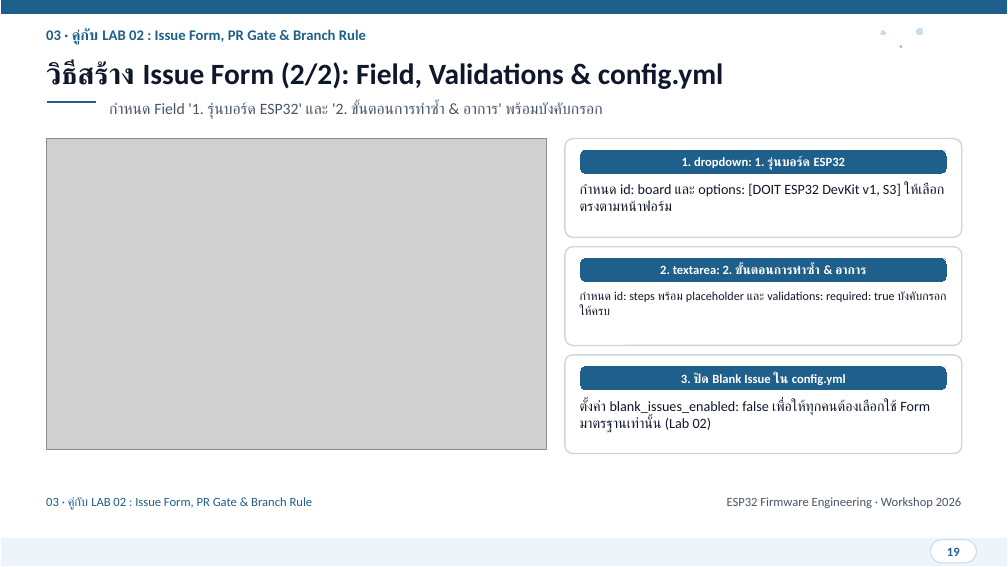
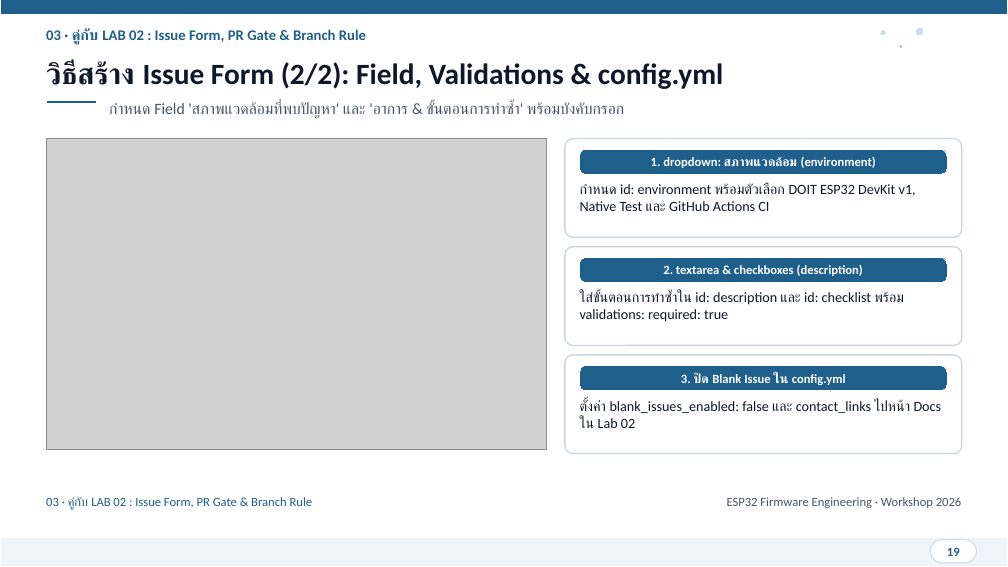
Before and after one commit to SavEe2429/git-practice, a slide deck: slide 19 of presentation/ESP32_Git_CICD_Workshop.pptx. Drawn at 1008x567 pixels with LibreOffice and Linux fonts; fonts in the diff are those of the drawing; grey boxes stand for pictures. Boxes give left, top, right and bottom in pixels: in the first picture for what was removed or moved away, otherwise in the second. Text is boxed around its words. In the diff, an @@ line names an element or a change of style, - is before the commit and + after.

Commit message:
docs(workshop): add Lab 00 setup, consolidate installs, update slides and screenshots

```diff
--- a/presentation/ESP32_Git_CICD_Workshop.pptx
+++ b/presentation/ESP32_Git_CICD_Workshop.pptx
@@ text at (109,100,624,119): text changed @@
-กำหนด Field '1. รุ่นบอร์ด ESP32' และ '2. ขั้นตอนการทำซ้ำ & อาการ' พร้อมบังคับกรอก
+กำหนด Field 'สภาพแวดล้อมที่พบปัญหา' และ 'อาการ & ขั้นตอนการทำซ้ำ' พร้อมบังคับกรอก
@@ text at (651,157,876,168): text changed @@
-1. dropdown: 1. รุ่นบอร์ด ESP32
+1. dropdown: สภาพแวดล้อม (environment)
@@ text at (580,183,916,211): text changed @@
-กำหนด id: board และ options: [DOIT ESP32 DevKit v1, S3] ให้เลือกตรงตามหน้าฟอร์ม
+กำหนด id: environment พร้อมตัวเลือก DOIT ESP32 DevKit v1, Native Test และ GitHub Actions CI
@@ text at (663,265,863,276): text changed @@
-2. textarea: 2. ขั้นตอนการทำซ้ำ & อาการ
+2. textarea & checkboxes (description)
@@ text at (580,291,904,322): text changed; size 11.5 to 13.5 pt @@
-กำหนด id: steps พร้อม placeholder และ validations: required: true บังคับกรอกให้ครบ
+ใส่ขั้นตอนการทำซ้ำใน id: description และ id: checklist พร้อม validations: required: true
@@ text at (580,399,942,428): text changed @@
-ตั้งค่า blank_issues_enabled: false เพื่อให้ทุกคนต้องเลือกใช้ Form มาตรฐานเท่านั้น (Lab 02)
+ตั้งค่า blank_issues_enabled: false และ contact_links ไปหน้า Docs ใน Lab 02
```
Also in this commit, not shown: 27 other slides changed, 49 other files.
